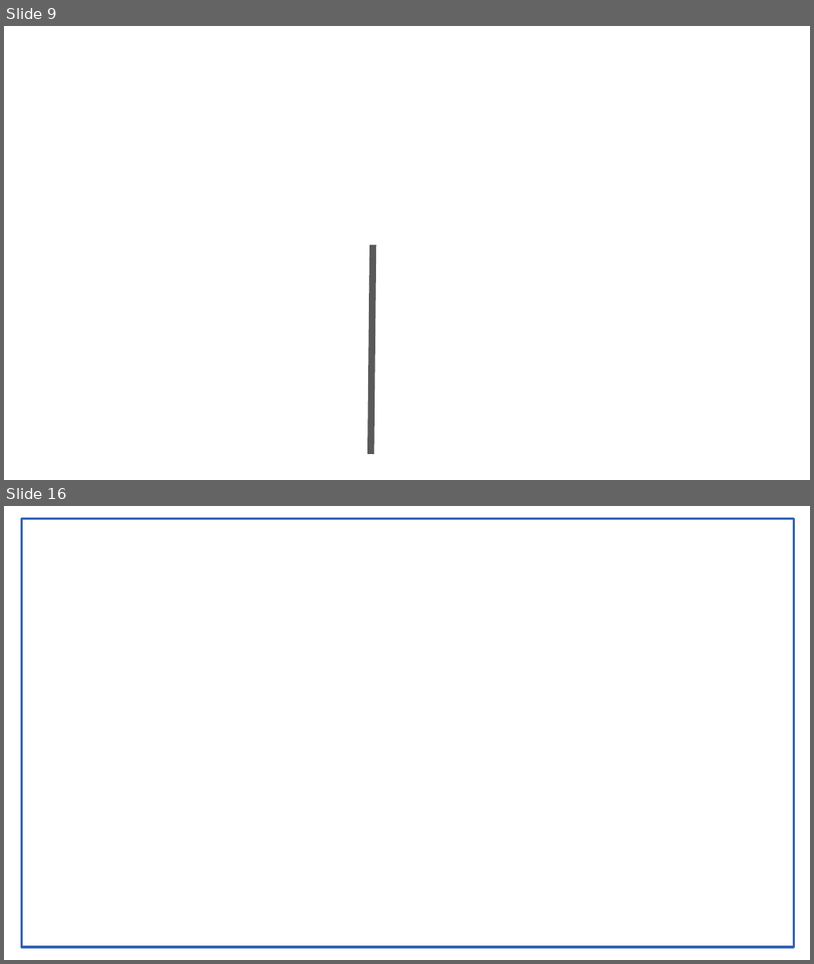
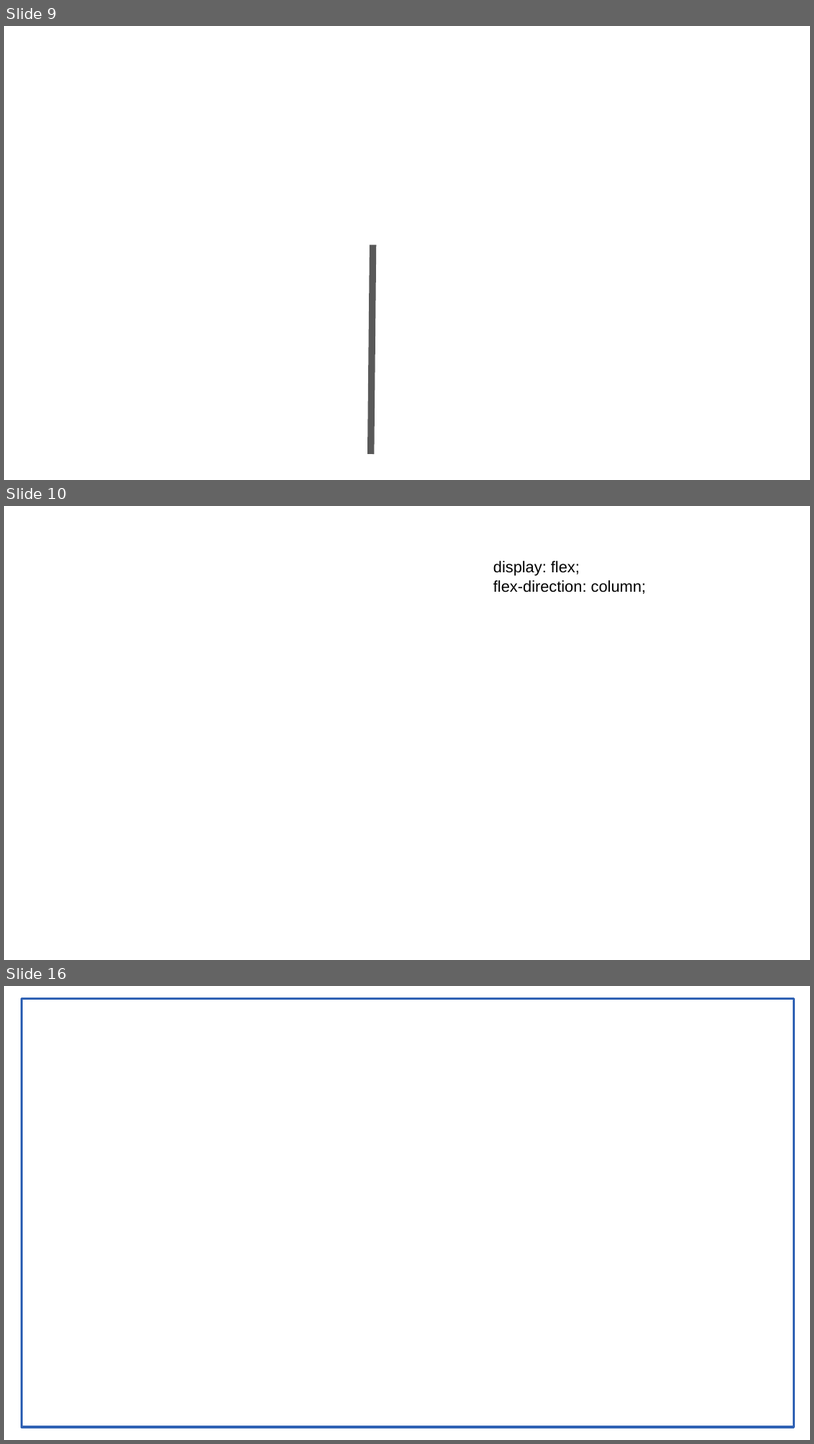
Before and after one commit to Anastariya-qa-37/AcademyTopHTML, a slide deck: Презентации/6 Урок.Блочная вёрстка.pptx. Shown one above the other, each under a label of ours: slides 9 and 16 before the commit, slides 9, 10 and 16 after it; the slides between them are not shown. The pictures are 814x964 and 814x1444 pixels, drawn with LibreOffice and Linux fonts; fonts in the diff are those of the drawing; background and template pictures are left out. Boxes give left, top, right and bottom in pixels: in the first picture for what was removed or moved away, otherwise in the second. Text is boxed around its words. In the diff, an @@ line names an element or a change of style, - is before the commit and + after.

```diff
--- a/Презентации/6 Урок.Блочная вёрстка.pptx
+++ b/Презентации/6 Урок.Блочная вёрстка.pptx
@@ slide 10 added at [4, 506, 810, 960], background picture (left out) @@
@@ text added at [494, 561, 646, 594], 14 pt, text #000000 @@
+display: flex;
+flex-direction: column;
```
Also in this commit, not shown: 1 slide removed, 1 other file.
